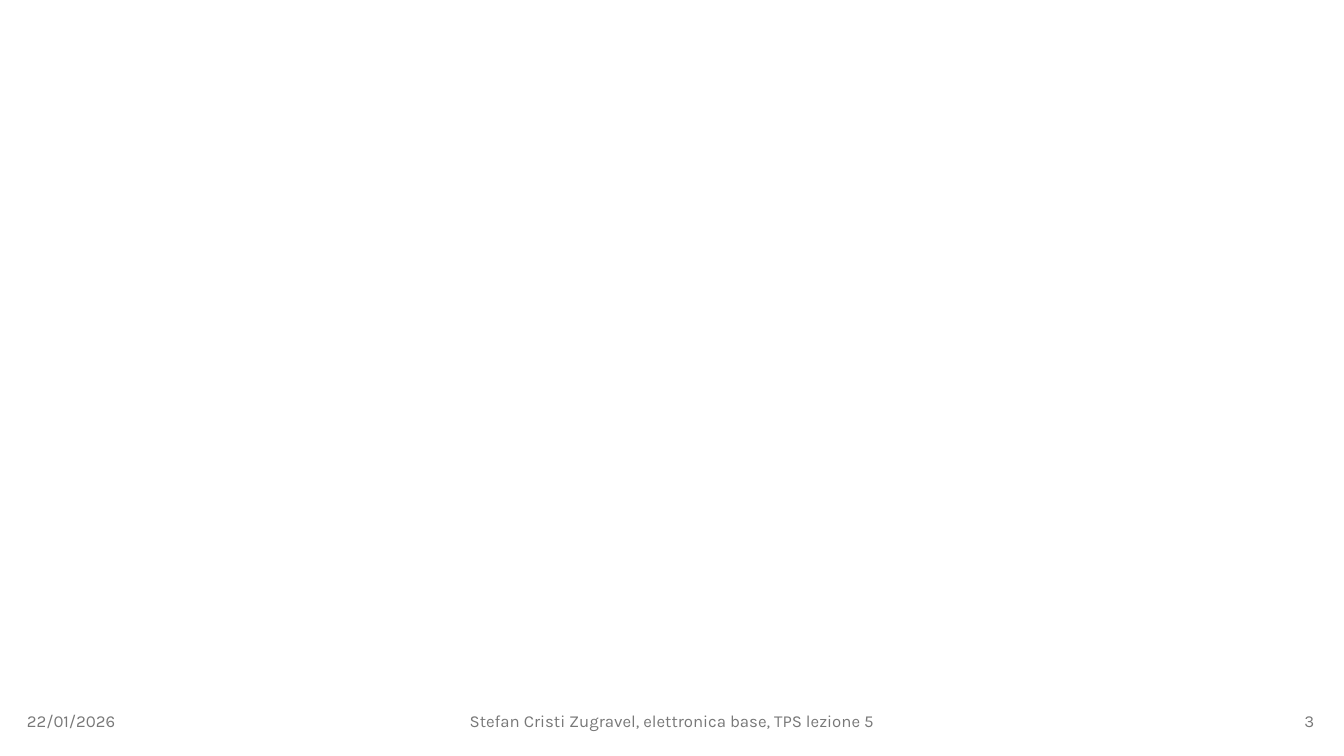
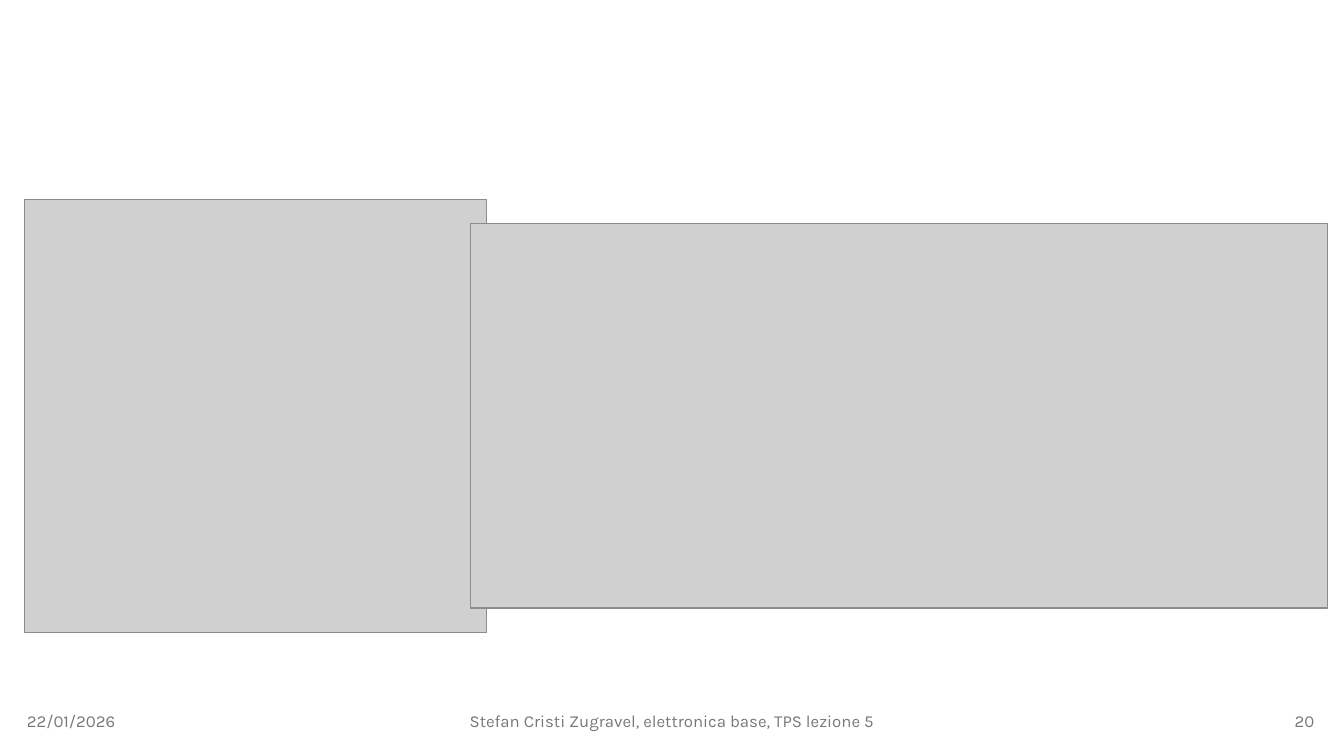
Before and after one commit to stefan-zugravel/elettronica_base, a slide deck: slide 20 of slides/lezione5.pptx (slide 3 before the commit). Drawn at 1344x756 pixels with LibreOffice and Linux fonts; fonts in the diff are those of the drawing; grey boxes stand for pictures. Boxes give left, top, right and bottom in pixels: in the first picture for what was removed or moved away, otherwise in the second. Text is boxed around its words. In the diff, an @@ line names an element or a change of style, - is before the commit and + after.

```diff
--- a/slides/lezione5.pptx
+++ b/slides/lezione5.pptx
@@ picture added at [25, 200, 487, 632] @@
@@ picture added at [471, 223, 1328, 608] @@
@@ page number at [1295, 716, 1315, 727]: text changed @@
-3
+20
```
Also in this commit, not shown: 3 other slides changed, 17 slides added, 8 other files.
